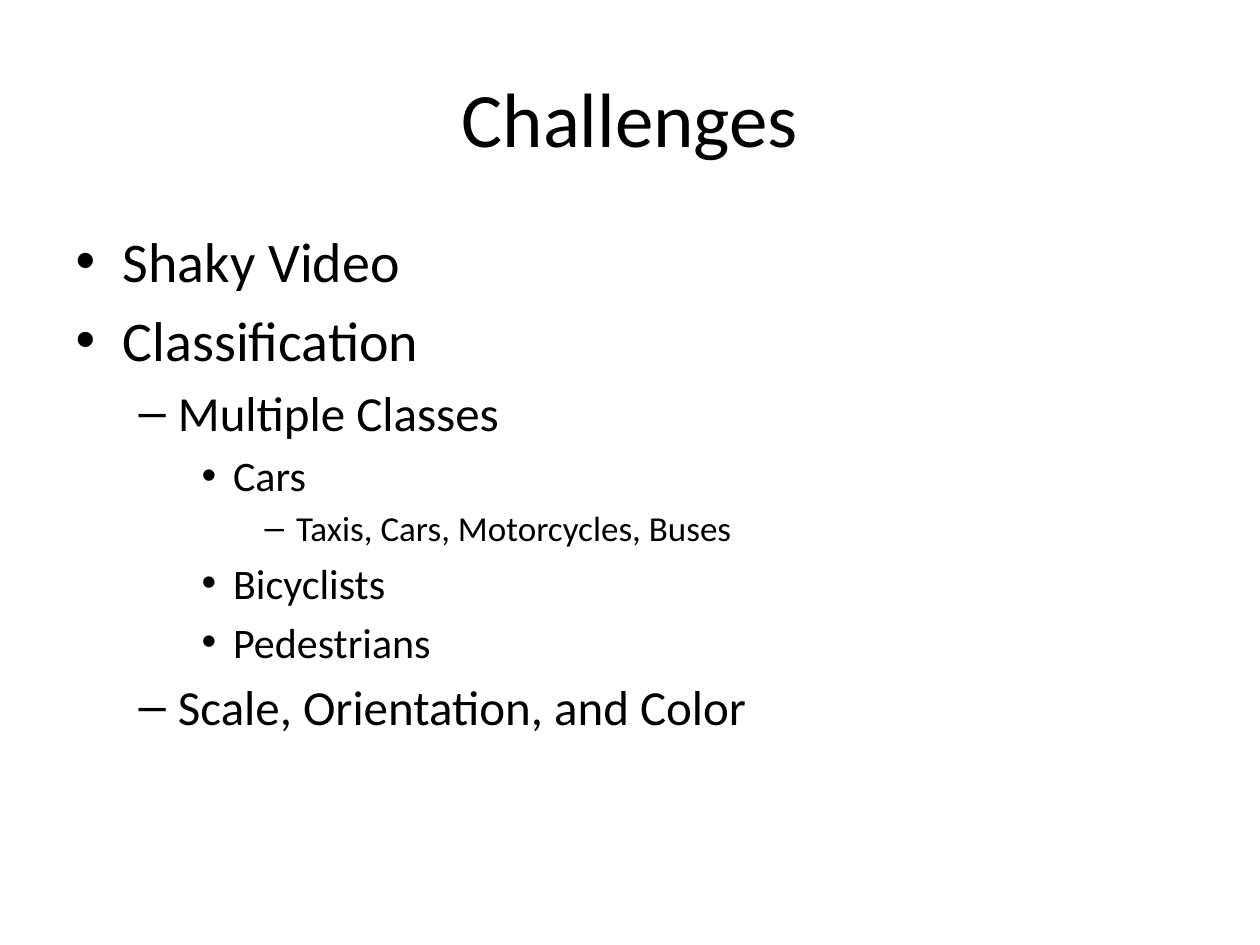
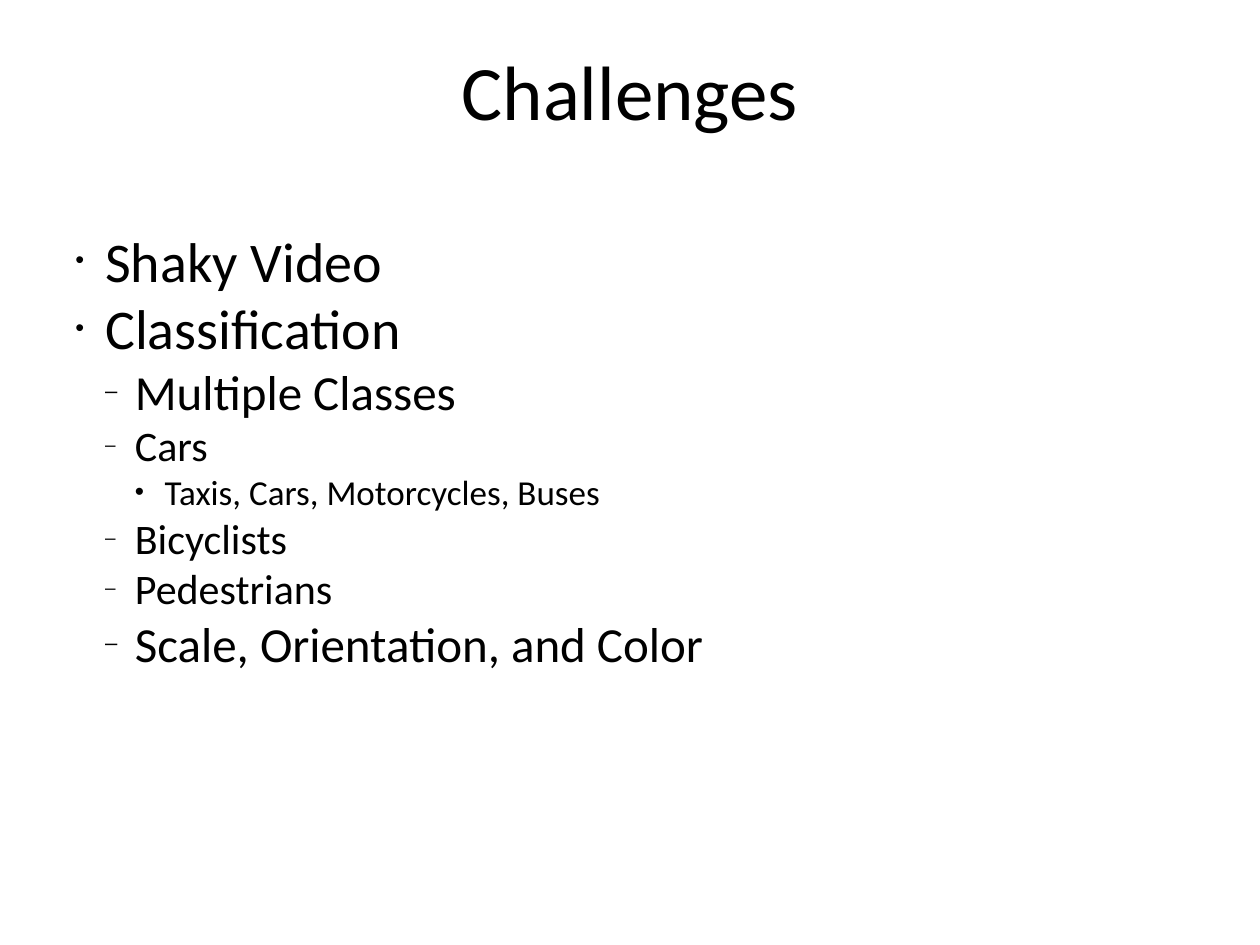
Before and after one commit to shangma/ComputerVisionFinalProject, a slide deck: slide 2 of Final Project.pptx. Drawn at 1260x945 pixels with LibreOffice and Linux fonts; fonts in the diff are those of the drawing. Boxes give left, top, right and bottom in pixels: in the first picture for what was removed or moved away, otherwise in the second. Text is boxed around its words. In the diff, an @@ line names an element or a change of style, - is before the commit and + after.

```diff
--- a/Final Project.pptx
+++ b/Final Project.pptx
@@ text "Challenges" at [462, 66, 798, 134]: vertical alignment middle to top @@
@@ text "Shaky Video" at [105, 243, 703, 668]: indent changed; less space between paragraphs; bullet • to –; list level 3 to 2 in "Cars"; bullet – to •; list level 4 to 3 in "Taxis, Cars, Motorcycles, Buses"; list level 3 to 2 in "Bicyclists"; list level 3 to 2 in "Pedestrians" @@
```
Also in this commit, not shown: 6 other slides changed, 1 slide added, 1 slide removed, 2 other files.
